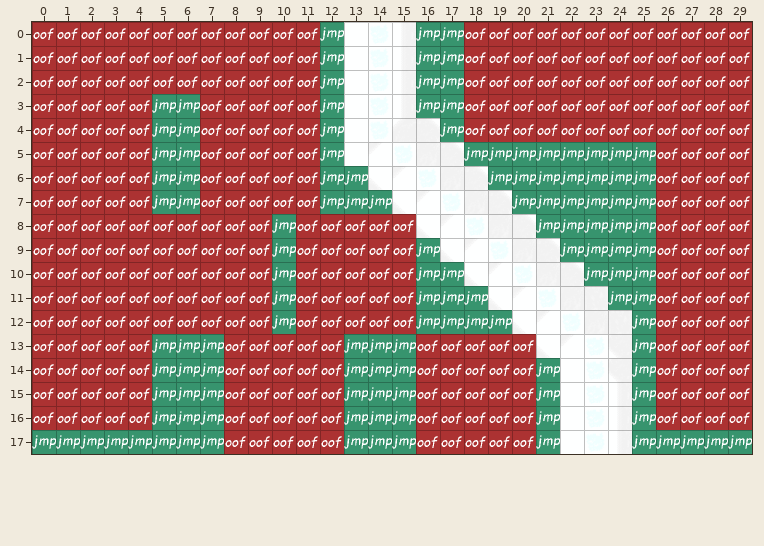
One commit to this Tiled map: Assets/Maps/CR_01.tmx. Above: the version before the commit.
Cells are 64x64 px. Shown: x 0..29, y 0..17. The commit also replaced the tileset; all pictures use the new one.
And afterwards:
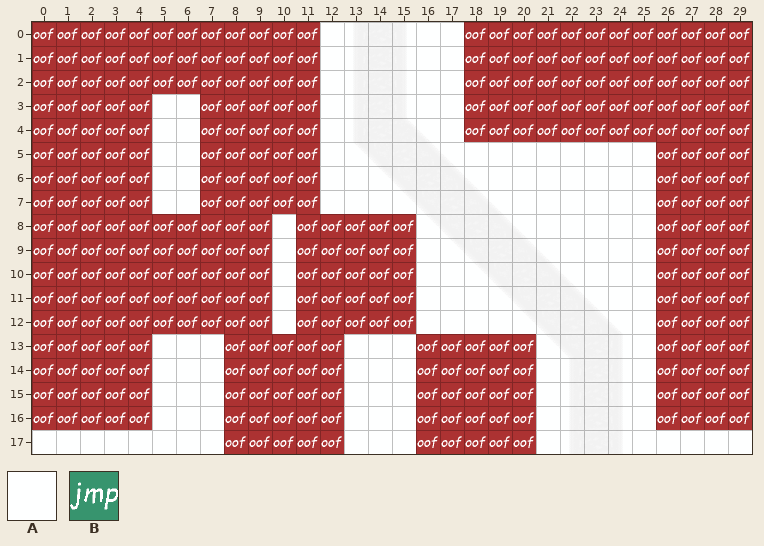
Key: from "BackgroundTileset": A 0; from "SpecialTileset": B 1.
_ is an empty cell.
What changed:
Layer "Background":
The edit turns tile B into tile A in rows 0 to 2 at x 12 and 16 to 17; in row 3 at x 5 to 6, 12 and 16 to 17; in row 4 at x 5 to 6, 12 and 17; in row 5 at x 5 to 6, 12 and 18 to 25; in row 6 at x 5 to 6, 12 to 13 and 19 to 25; in row 7 at x 5 to 6, 12 to 14 and 20 to 25.
The edit turns tile B into tile A in row 8 at x 10 and 21 to 25; in row 9 at x 10, 16 and 22 to 25; in row 10 at x 10, 16 to 17 and 23 to 25; in row 11 at x 10, 16 to 18 and 24 to 25; in row 12 at x 10, 16 to 19 and 25; in row 13 at x 5 to 7, 13 to 15 and 25.
The edit turns tile B into tile A in rows 14 to 16 at x 5 to 7, 13 to 15, 21 and 25; in row 17 at x 0 to 7, 13 to 15, 21 and 25 to 29.
